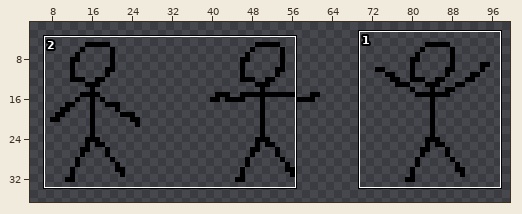
Two versions of one sprite sheet, android/assets/packed/texture2.png. The picture above shows the old version from afar; the outline marks the close-up.
Close-up. First the earlier version:
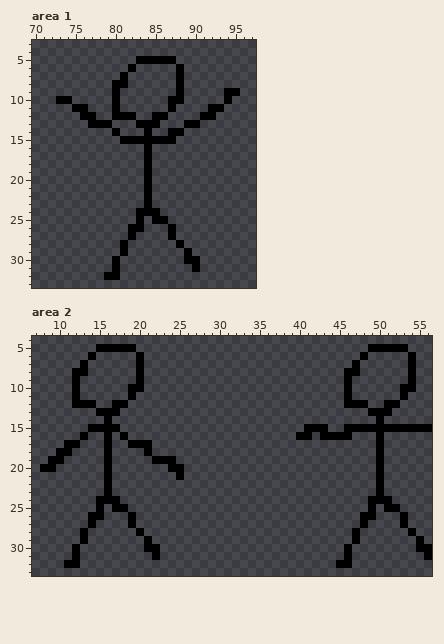
The file is 128x64 pixels. Shown: area 1: x 70..97, y 3..33; area 2: x 7..56, y 4..33. The wide view leaves out empty margins.
The same view after the edit:
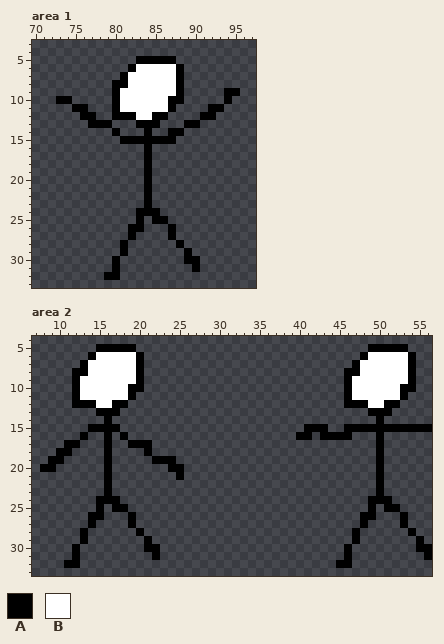
Palette (. is transparent): A #000000  B #ffffff
The edit:
Area 1:
y 6: x 83..87 ..... -> BBBBB
y 7..8: x 82..87 ...... -> BBBBBB
y 9: x 81..87 ....... -> BBBBBBB
y 10..11: x 81..86 ...... -> BBBBBB
y 12: x 83..84 .. -> BB
Area 2:
y 6: x 15..19 ..... -> BBBBB; x 49..53 ..... -> BBBBB
y 7..8: x 14..19 ...... -> BBBBBB; x 48..53 ...... -> BBBBBB
y 9: x 13..19 ....... -> BBBBBBB; x 47..53 ....... -> BBBBBBB
y 10..11: x 13..18 ...... -> BBBBBB; x 47..52 ...... -> BBBBBB
y 12: x 15..16 .. -> BB; x 49..50 .. -> BB
